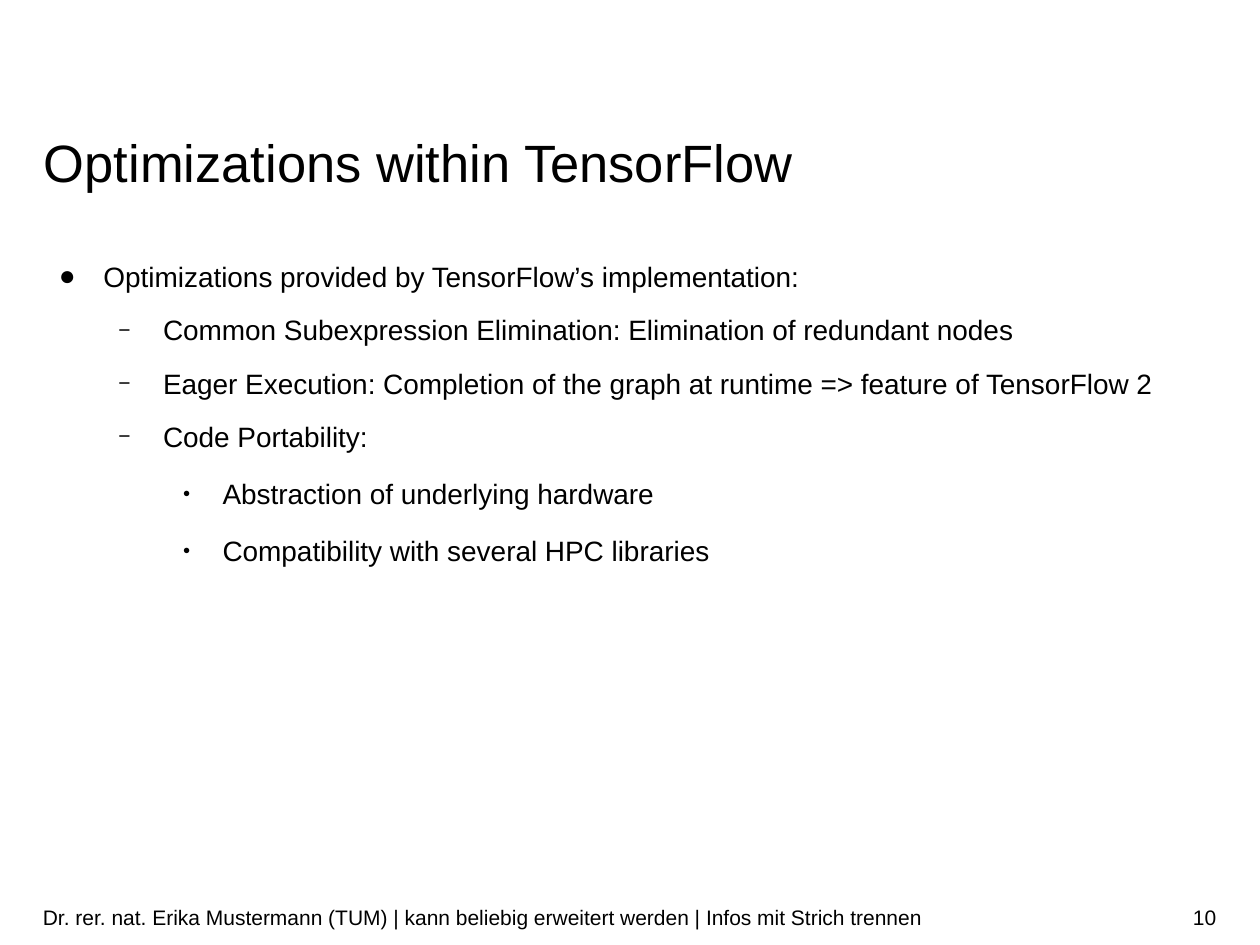
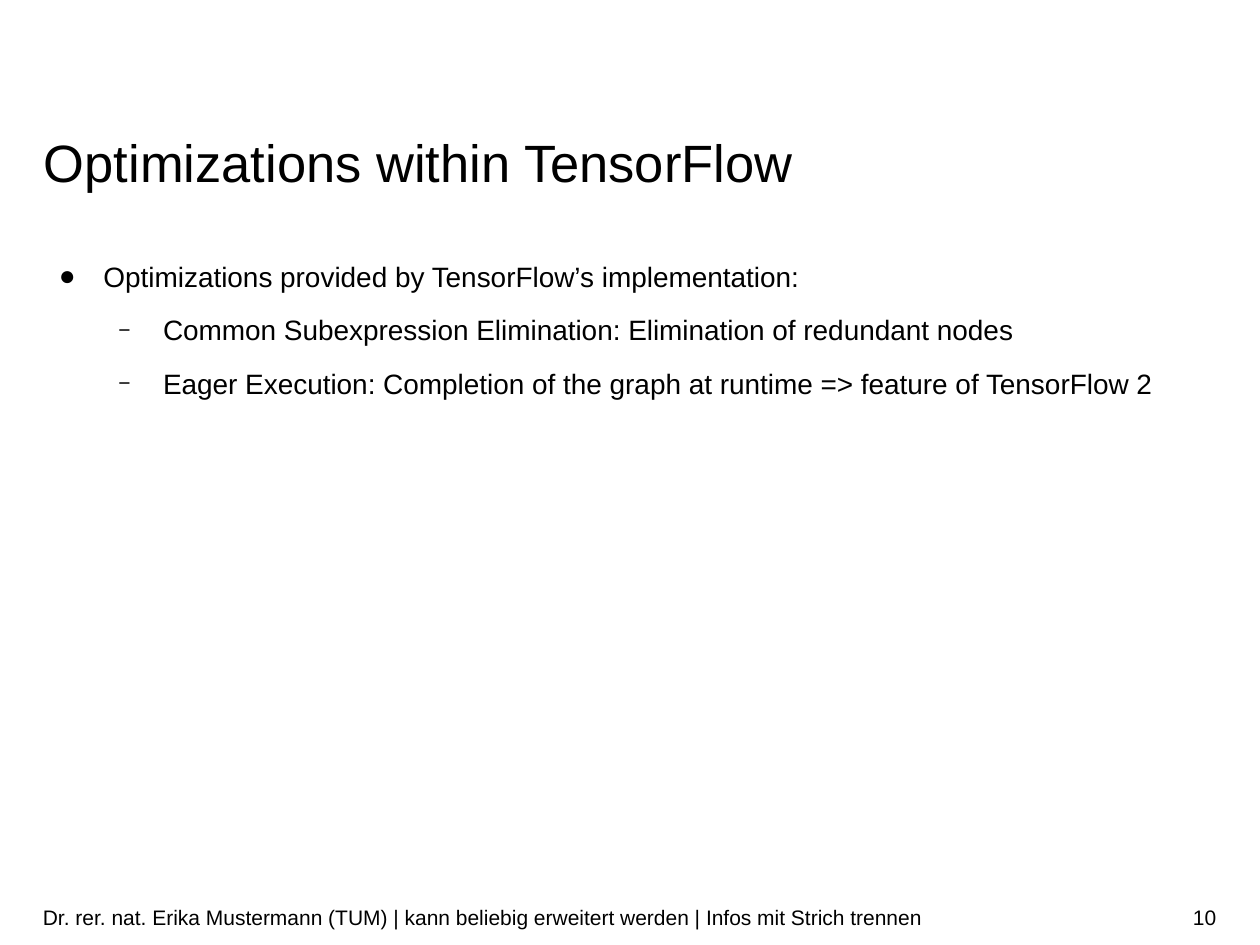
Before and after one commit to ekm01/EPHPC, a slide deck: slide 10 of Presentation/EPHPC_Presentation.odp. Drawn at 1260x945 pixels with LibreOffice and Linux fonts; fonts in the diff are those of the drawing; background and template pictures are left out. Boxes give left, top, right and bottom in pixels: in the first picture for what was removed or moved away, otherwise in the second. Text is boxed around its words. In the diff, an @@ line names an element or a change of style, - is before the commit and + after.

```diff
--- a/Presentation/EPHPC_Presentation.odp
+++ b/Presentation/EPHPC_Presentation.odp
@@ text at [163, 426, 710, 566]: paragraphs removed @@
-  − Code Portability:
-    ● Abstraction of underlying hardware
-    ● Compatibility with several HPC libraries
```
Also in this commit, not shown: 2 other slides changed, 5 other files.
